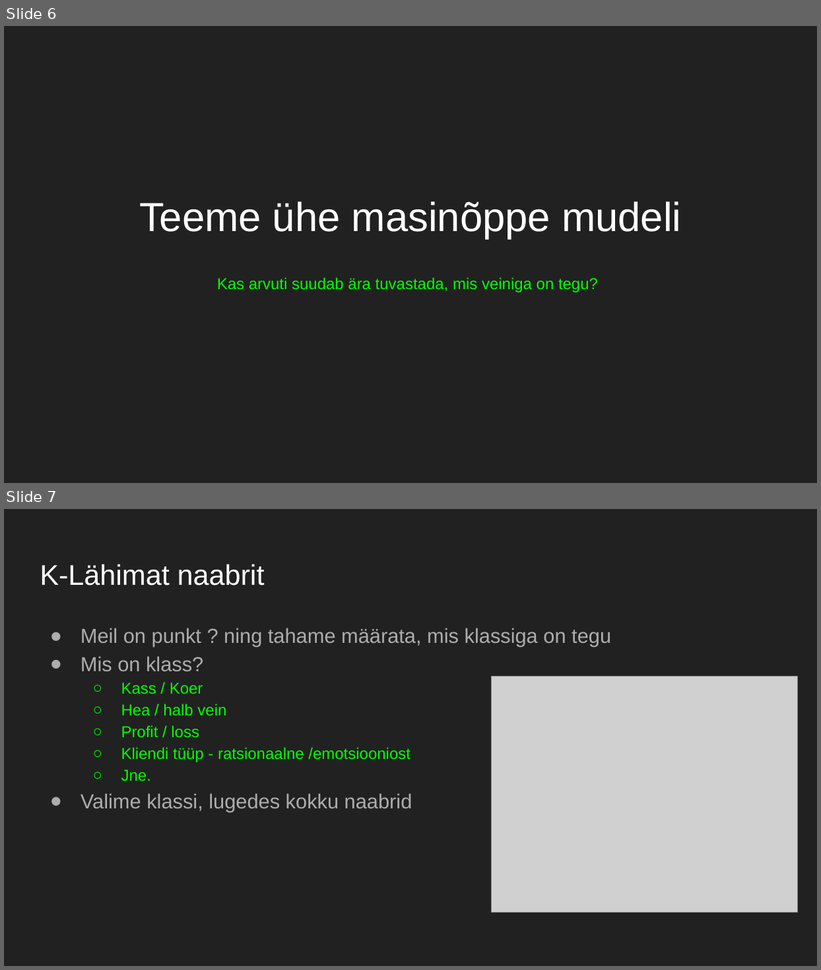
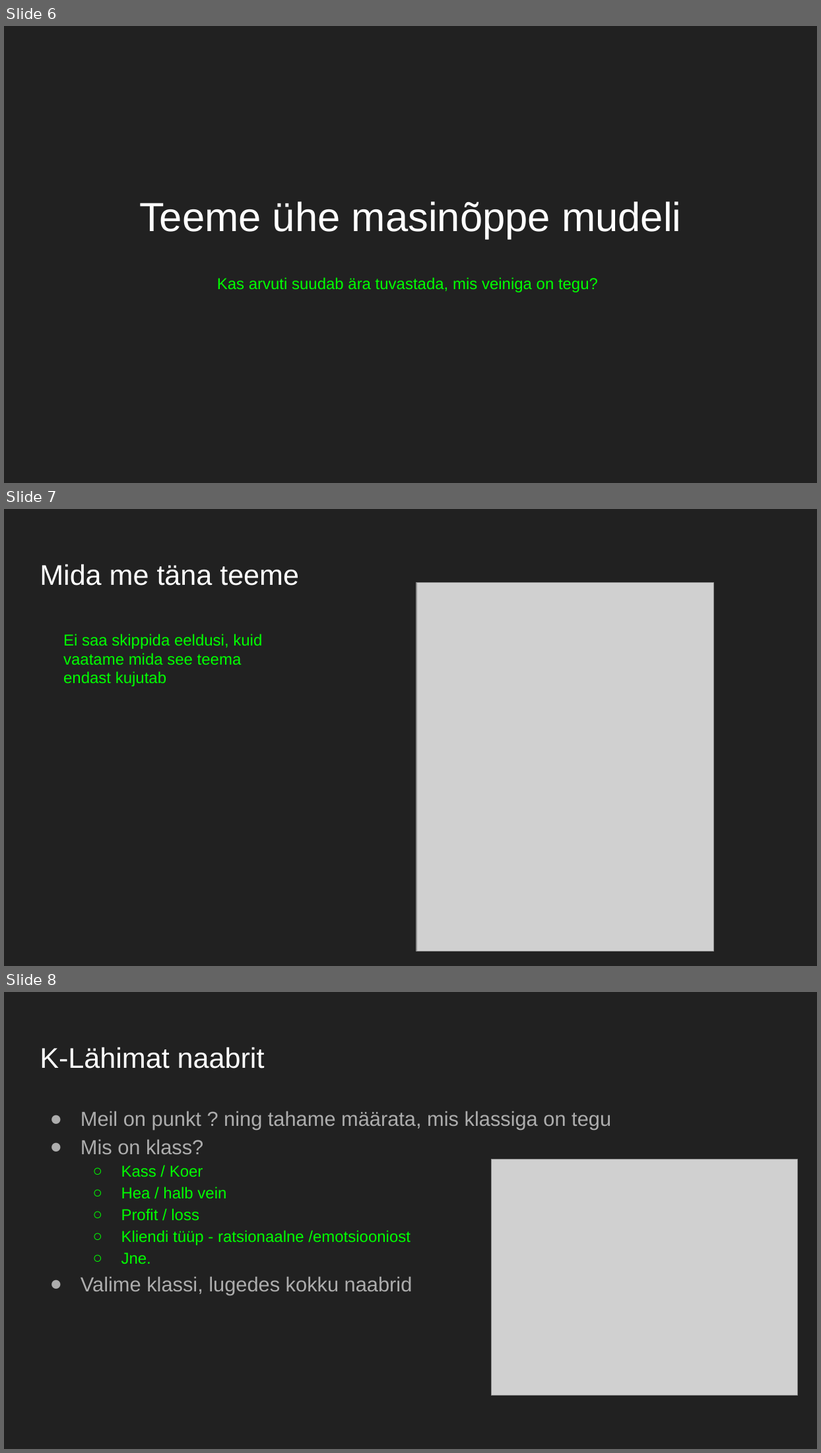
Before and after one commit to andribusch/machine_learning_examples, a slide deck: init_2022/Andmed ja masinõpe.pptx. Shown one above the other, each under a label of ours: slides 6 and 7 before the commit, slides 6, 7 and 8 after it. The pictures are 821x970 and 821x1453 pixels, drawn with LibreOffice and Linux fonts; fonts in the diff are those of the drawing; grey boxes stand for pictures. Boxes give left, top, right and bottom in pixels: in the first picture for what was removed or moved away, otherwise in the second. Text is boxed around its words. In the diff, an @@ line names an element or a change of style, - is before the commit and + after.

```diff
--- a/init_2022/Andmed ja masinõpe.pptx
+++ b/init_2022/Andmed ja masinõpe.pptx
@@ slide 7 added at box(4, 509, 817, 966), background #212121 @@
@@ title added at box(40, 564, 299, 586), 25.2 pt, text #FFFFFF @@
+Mida me täna teeme
@@ picture added at box(416, 583, 714, 951) @@
@@ text added at box(63, 634, 262, 687), 14 pt, text #00FF00 @@
+Ei saa skippida eeldusi, kuid vaatame mida see teema endast kujutab
@@ what was slide 7 is now slide 8 @@
```
Also in this commit, not shown: 3 other files.
